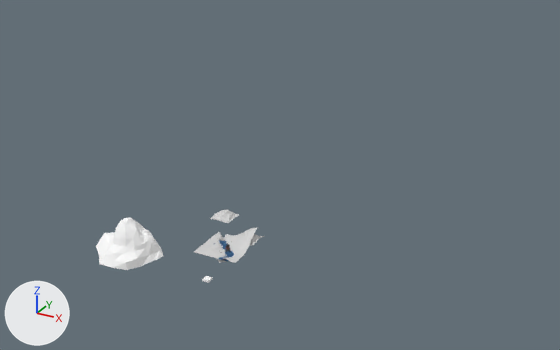
An edit to the Blender file data/mapa_montana.blend, drawn before and after from the same camera.
Before and after are seen from a 50 mm lens placed at (540.0, -821.0, 547.0), pointed at (86.0, 6.0, 133.0). The axes (+X, +Y, +Z) are drawn at lower left. The lights are the same throughout.

The older version as bpy lines, for what is in view:
```python
ob_group1987128539 = bpy.data.objects.new('group1987128539', me_group1987128539)
ob_group1987128539.location = (0.0, 0.0, 0.0)
ob_plane_001_plane_002 = bpy.data.objects.new('Plane.001_Plane.002', me_plane_001_plane_002)
ob_plane_001_plane_002.location = (0.0, 0.0, 0.0)
ob_plane_002_plane_001 = bpy.data.objects.new('Plane.002_Plane.001', me_plane_002_plane_001)
ob_plane_002_plane_001.location = (0.0, 0.0, 0.0)
ob_plane_033 = bpy.data.objects.new('Plane.033', me_plane_033)
ob_plane_033.location = (0.0, 0.0, 0.0)
ob_plane_plane_001 = bpy.data.objects.new('Plane_Plane.001', me_plane_plane_001)
ob_plane_plane_001.location = (0.0, 0.0, 0.0)
```
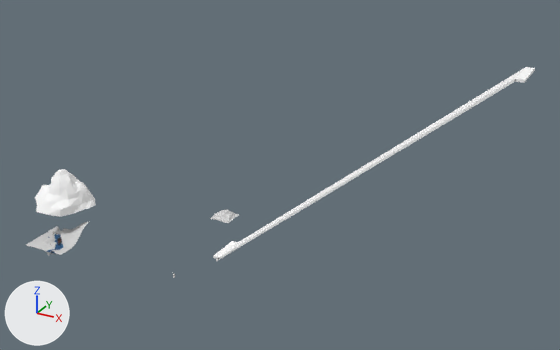
Where the newer file only moved an object's origin or applied its transform, the numbers keep the older frame.

The edits, one by one:
Material 'mat21.002' (mat_mat21_002) is new.
Its base color is (1.0, 1.0, 1.0) (white #ffffff).
Its roughness is 1.0.
Its specular ior level is 0.0.
Material 'mat21.001' (mat_mat21_001) is new.
Its base color is (1.0, 1.0, 1.0) (white #ffffff).
Its roughness is 1.0.
Its specular ior level is 0.0.
Mesh me_group984652469_003 is new.
It is a box spanning x -4.96..4.96, y -5.04..5.04, z -1.43..1.43.
It uses material mat_mat21_002 (white #ffffff).
Mesh me_group984652469_002 is new.
It is a box spanning x -4.96..4.96, y -5.04..5.04, z -1.43..1.43.
It uses material mat_mat21_001 (white #ffffff).
Object 'group1987128539' (ob_group1987128539) moves from (0.0, 0.0, 0.0) to (-160.9, 46.1, 22.1).
Object 'Plane.001_Plane.002' (ob_plane_001_plane_002) moves from (0.0, 0.0, 0.0) to (-255.3, -71.5, -21.6).
Object 'Plane.033' (ob_plane_033) is deleted.
Object 'Plane_Plane.001' (ob_plane_plane_001) moves from (0.0, 0.0, 0.0) to (-255.3, -71.5, -21.6).
Object 'Plane.002_Plane.001' (ob_plane_002_plane_001) moves from (0.0, 0.0, 0.0) to (-255.3, -71.5, -21.6).
Object 'group984652469.003' (ob_group984652469_003) is new; it shows me_group984652469_003.
Its location is (384.2, 0.0, 314.2).
Its scale is (1.0, 5.0, 1.0).
Object 'group984652469.002' (ob_group984652469_002) is new; it shows me_group984652469_002.
Its location is (190.0, 0.0, 155.0).
Its rotation in degrees is (0, -40, 0).
Its scale is (50.0, 5.0, 1.0).

Location of each change, (x1, y1, x2, y2) in pixels of the pictures (560 x 350 px):
'group1987128539', moved
    before: (96, 218, 163, 270)
    after: (35, 169, 96, 217)
'group984652469.002', added
    after: (216, 68, 524, 261)
'Plane.002_Plane.001', moved
    before: (194, 228, 257, 263)
    after: (26, 222, 89, 255)
'Plane_Plane.001', moved
    before: (202, 241, 234, 261)
    after: (41, 234, 63, 254)
'group984652469.003', added
    after: (515, 67, 535, 83)
'Plane.033', deleted
    before: (242, 231, 264, 246)
